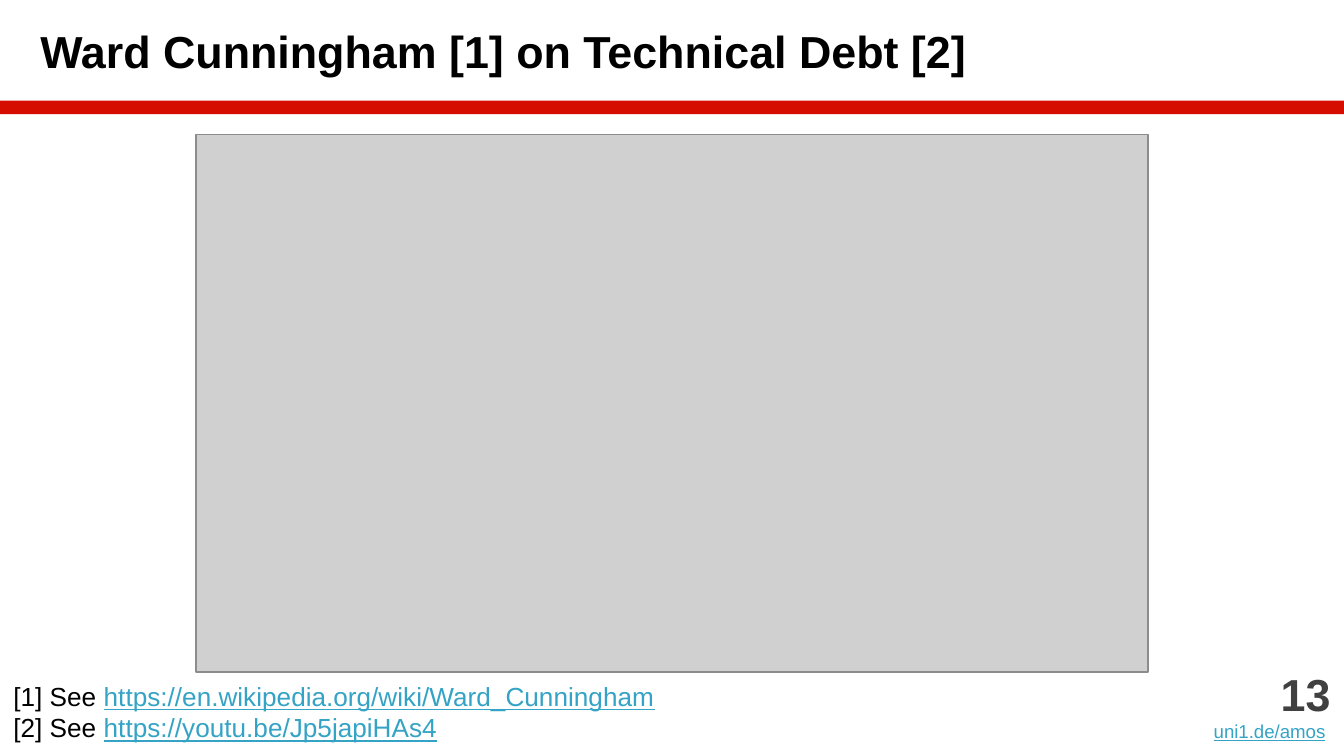
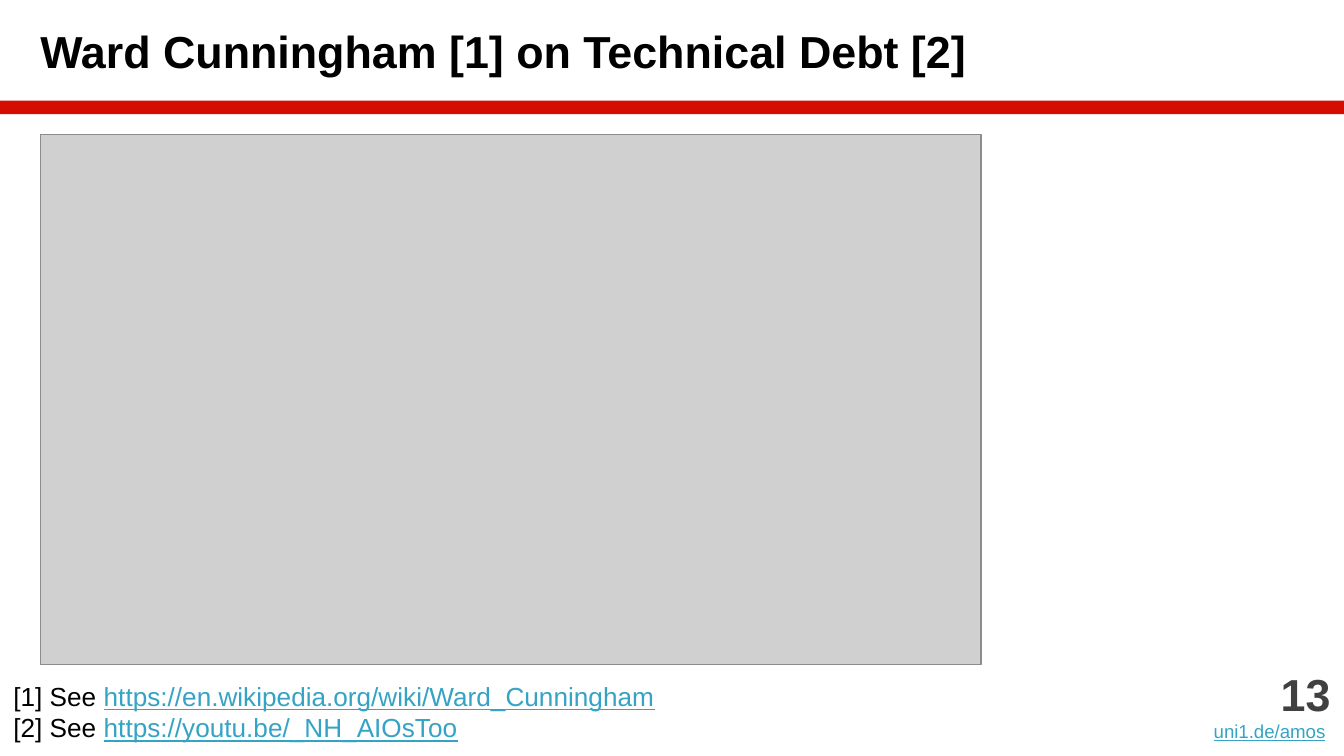
Before and after one commit to dirkriehle/amos-course, a slide deck: slide 13 of Lecture slides/AMOS B05 - Agile Programming.pptx. Drawn at 1344x756 pixels with LibreOffice and Linux fonts; fonts in the diff are those of the drawing; grey boxes stand for pictures. Boxes give left, top, right and bottom in pixels: in the first picture for what was removed or moved away, otherwise in the second. Text is boxed around its words. In the diff, an @@ line names an element or a change of style, - is before the commit and + after.

```diff
--- a/Lecture slides/AMOS B05 - Agile Programming.pptx
+++ b/Lecture slides/AMOS B05 - Agile Programming.pptx
@@ picture resized from (x1=196, y1=134, x2=1149, y2=672) to (x1=40, y1=134, x2=981, y2=664) @@
@@ text at (x1=13, y1=718, x2=457, y2=743): text changed @@
-[2] See https://youtu.be/Jp5japiHAs4
+[2] See https://youtu.be/_NH_AIOsToo
```
Also in this commit, not shown: 2 other slides changed, 11 other files.
